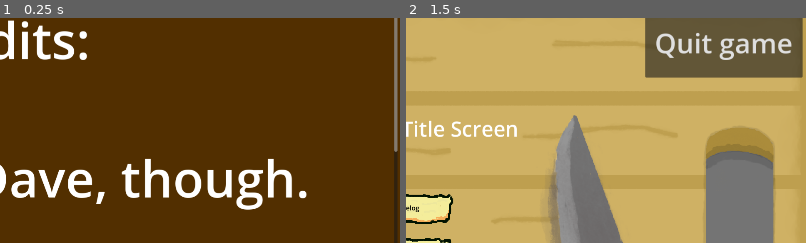
Above: before the commit, frames 1-2 (left to right).
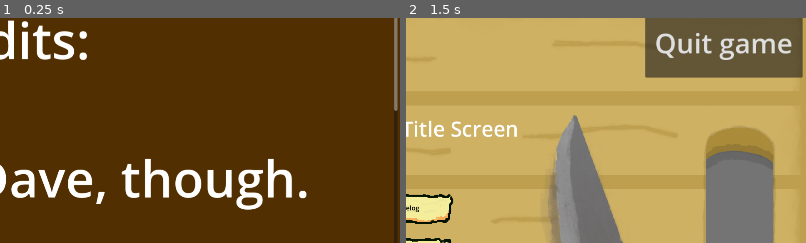
Above: after the commit, the same moments.

Repository: OcksDev/PizzaSurvivors
Game: Godot game, scene res://scenes/menu/credits.tscn
Two runs of this game, one before a commit and one after it. Both use one fixed random seed, a clock stepped at 60 frames per second and the inputs below. This scene is started directly instead of the project's main scene. Sound files missing from this copy of the repository are replaced by a short silence.
Inputs (mouse positions are % of the whole screen's width and height, from its top left):
- Up to frame 1 (0.25 s): no input
- Up to frame 2 (1.5 s): tap Enter at 0.5 s; move the mouse to (72, 45) at 0.52 s; hold D (move_right) 0.53-1.25 s; click (72, 45) at 0.6 s; click "Back" at 1.25 s
The pictures show only the part of the screen within x 50-100%, y 3-53%; the shares and areas given below are measured in that part.

The runs differ from the first frame. In frame 1, 0.2% of the frame differs, in the area x 98-100%, y 40-60%; in frame 2, nothing differs.

Commit message:
Rahhhh button pizza music added

Diff:
--- a/scenes/menu/credits.tscn
+++ b/scenes/menu/credits.tscn
@@ -21,9 +21,14 @@
 https://pixabay.com/music/beats-food-256079/
 \"Italian Sweetness\" by Sonican
 https://pixabay.com/music/folk-italian-sweetness-tarantella-loop-366571/
+\"I'm not Dead\" by senhoromar
+https://pixabay.com/music/beats-ix27m-not-dead-318369/
+\"Pizza\" by JkStudios
+https://pixabay.com/music/introoutro-pizza-192284/
 
 Sounds:
-AVA - Instinct - Riser - Cobra.wav by AVA_MUSIC_GROUP -- https://freesound.org/s/397143/ -- License: Attribution NonCommercial 3.0"
+AVA - Instinct - Riser - Cobra.wav by AVA_MUSIC_GROUP -- https://freesound.org/s/397143/ -- License: Attribution NonCommercial 3.0
+Other CC0 sounds from freesound.org"
 horizontal_alignment = 1
 vertical_alignment = 1
 
--- a/scenes/menu/main_menu.tscn
+++ b/scenes/menu/main_menu.tscn
@@ -8,6 +8,7 @@
 [ext_resource type="PackedScene" uid="uid://ddmwh06doxmyh" path="res://scenes/menu/version_notes.tscn" id="4_qe12f"]
 [ext_resource type="Texture2D" uid="uid://dhayfxyfhmkye" path="res://main_menu_assets/cutting_board_background_main_menu.png" id="5_qe12f"]
 [ext_resource type="AudioStream" uid="uid://bkjbu367au33d" path="res://audio/Italian Sweetness.mp3" id="5_vovv2"]
+[ext_resource type="AudioStream" uid="uid://cgsruu4rqdo8d" path="res://audio/Pizza.mp3" id="6_1k4da"]
 [ext_resource type="AudioStream" uid="uid://w05nvw6kr2tm" path="res://audio/vine-boom.mp3" id="6_8qtwp"]
 
 [sub_resource type="Theme" id="Theme_jix8l"]
@@ -29,6 +30,7 @@
 credits_scene = ExtResource("3_nlkkf")
 changelog_scene = ExtResource("4_qe12f")
 MENU_MUSIC = ExtResource("5_vovv2")
+PIZZA_MUSIC = ExtResource("6_1k4da")
 
 [node name="ColorRect" type="ColorRect" parent="."]
 anchors_preset = 15
--- a/scripts/menu/main_menu.gd
+++ b/scripts/menu/main_menu.gd
@@ -4,10 +4,14 @@
 @export var changelog_scene : Resource
 
 @export var MENU_MUSIC : Resource
+@export var PIZZA_MUSIC : Resource
 
 func _ready() -> void:
-	# If the music player is not playing or if the music playing is not the menu music, play the menu music
-	if not MusicPlayer.stream or MusicPlayer.stream.resource_path != MENU_MUSIC.resource_path:
+	# Connect the finished signal if not already connected
+	if not MusicPlayer.is_connected("finished", Callable(self, "_on_music_finished")):
+		MusicPlayer.connect("finished", Callable(self, "_on_music_finished"))
+	# If the music player is not playing or if the music playing is not the menu music or pizza music, play the menu music
+	if not MusicPlayer.stream or (MusicPlayer.stream.resource_path != MENU_MUSIC.resource_path and MusicPlayer.stream.resource_path != PIZZA_MUSIC.resource_path):
 		MusicPlayer.stream = MENU_MUSIC
 		MusicPlayer.play()
 
@@ -32,8 +36,15 @@
 func _on_rahhh_pressed() -> void:
 	get_child(0).color = Color(randf(), randf(), randf(), 1.0)
 	%AudioStreamPlayer2D.play();
+	MusicPlayer.stream = PIZZA_MUSIC
+	MusicPlayer.play()
 	pass # Replace with function body.
 
 
 func _on_close_game_button_pressed() -> void:
 	get_tree().quit()
+
+func _on_music_finished() -> void:
+	# restart menu music
+	MusicPlayer.stream = MENU_MUSIC
+	MusicPlayer.play()
Not shown: 1 places in scenes/menu/main_menu.tscn that only renumber resources
Not shown, added: audio/Pizza.mp3
